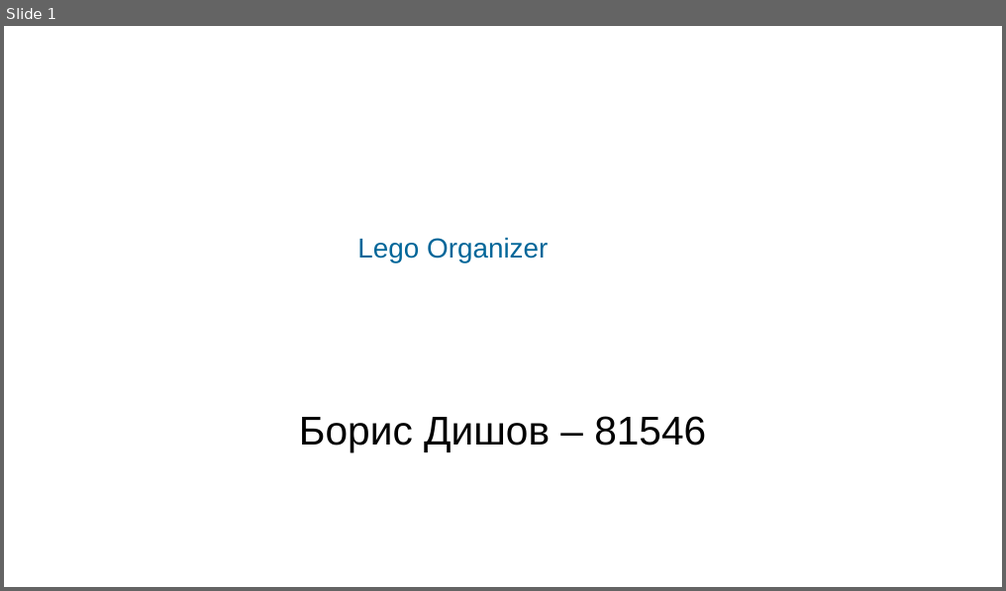
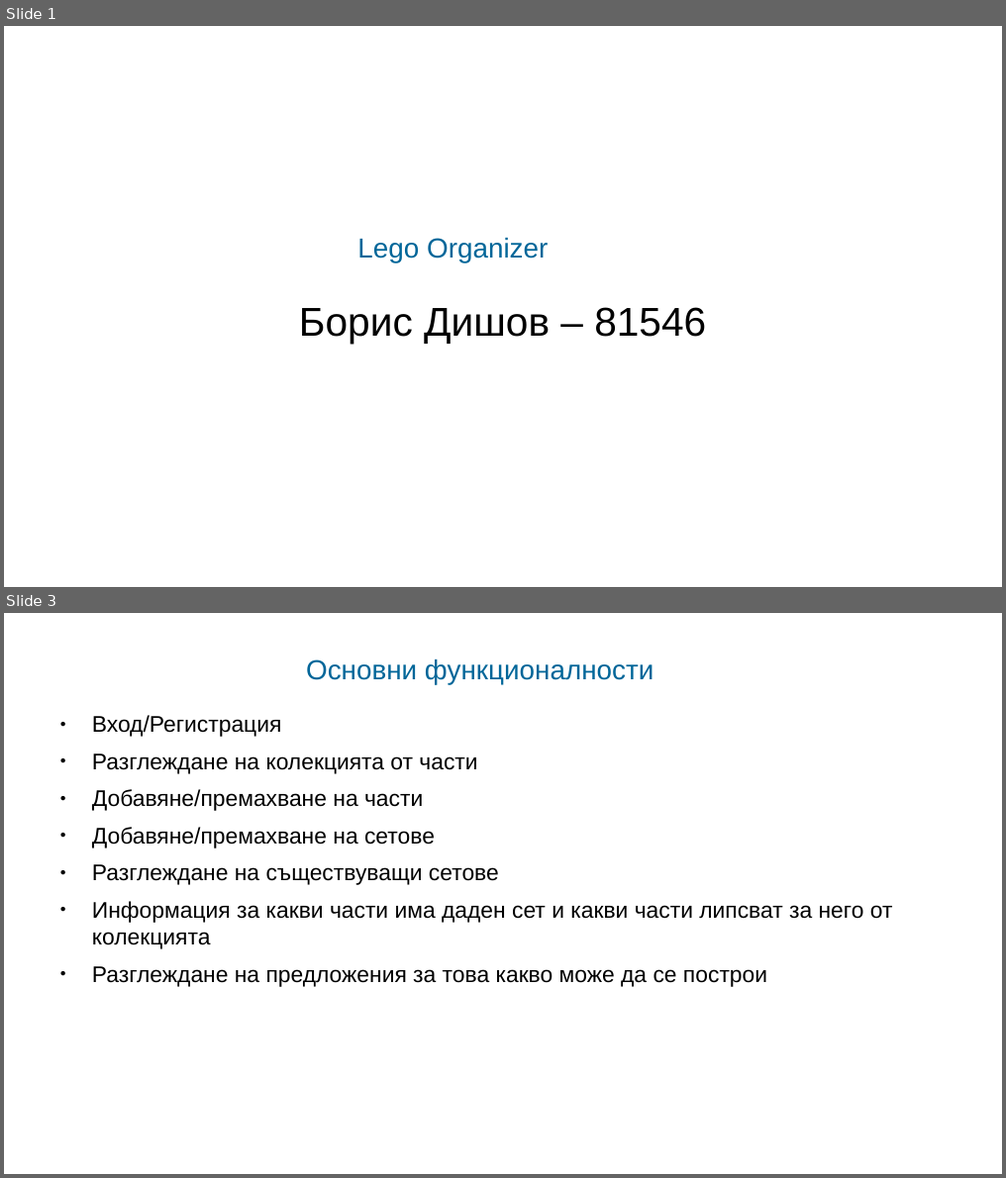
Before and after one commit to BorisDishov/lego-organizer, a slide deck: docs/Presentation.odp. Shown one above the other, each under a label of ours: slide 1 before the commit, slides 1 and 3 after it; the slides between them are not shown. The pictures are 1006x591 and 1006x1178 pixels, drawn with LibreOffice and Linux fonts; fonts in the diff are those of the drawing; background and template pictures are left out. Boxes give left, top, right and bottom in pixels: in the first picture for what was removed or moved away, otherwise in the second. Text is boxed around its words. In the diff, an @@ line names an element or a change of style, - is before the commit and + after.

```diff
--- a/docs/Presentation.odp
+++ b/docs/Presentation.odp
@@ slide 3 added at <box>4,613,1002,1174</box>, background #FFFFFF @@
@@ title added at <box>306,659,653,684</box>, 21.9 pt, text #006699 @@
+Основни функционалности
@@ text added at <box>92,715,893,987</box>, 18 pt, text #000000 @@
+● Вход/Регистрация
+● Разглеждане на колекцията от части
+● Добавяне/премахване на части
+● Добавяне/премахване на сетове
+● Разглеждане на съществуващи сетове
+● Информация за какви части има даден сет и какви части липсват за него от колекцията
+● Разглеждане на предложения за това какво може да се построи
@@ slide 1 changed as well @@
@@ subtitle "Борис Дишов – 81546": place and size @@
-subtitle "Борис Дишов – 81546" at <box>299,416,706,453</box>
+subtitle "Борис Дишов – 81546" at <box>299,307,706,343</box>
```
Also in this commit, not shown: 3 other slides added, 3 slides removed.
